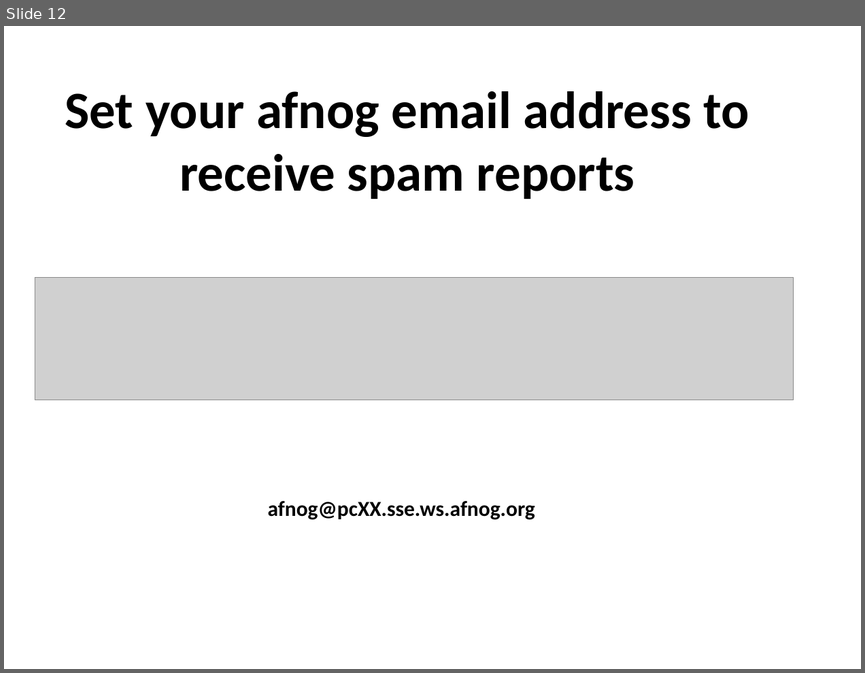
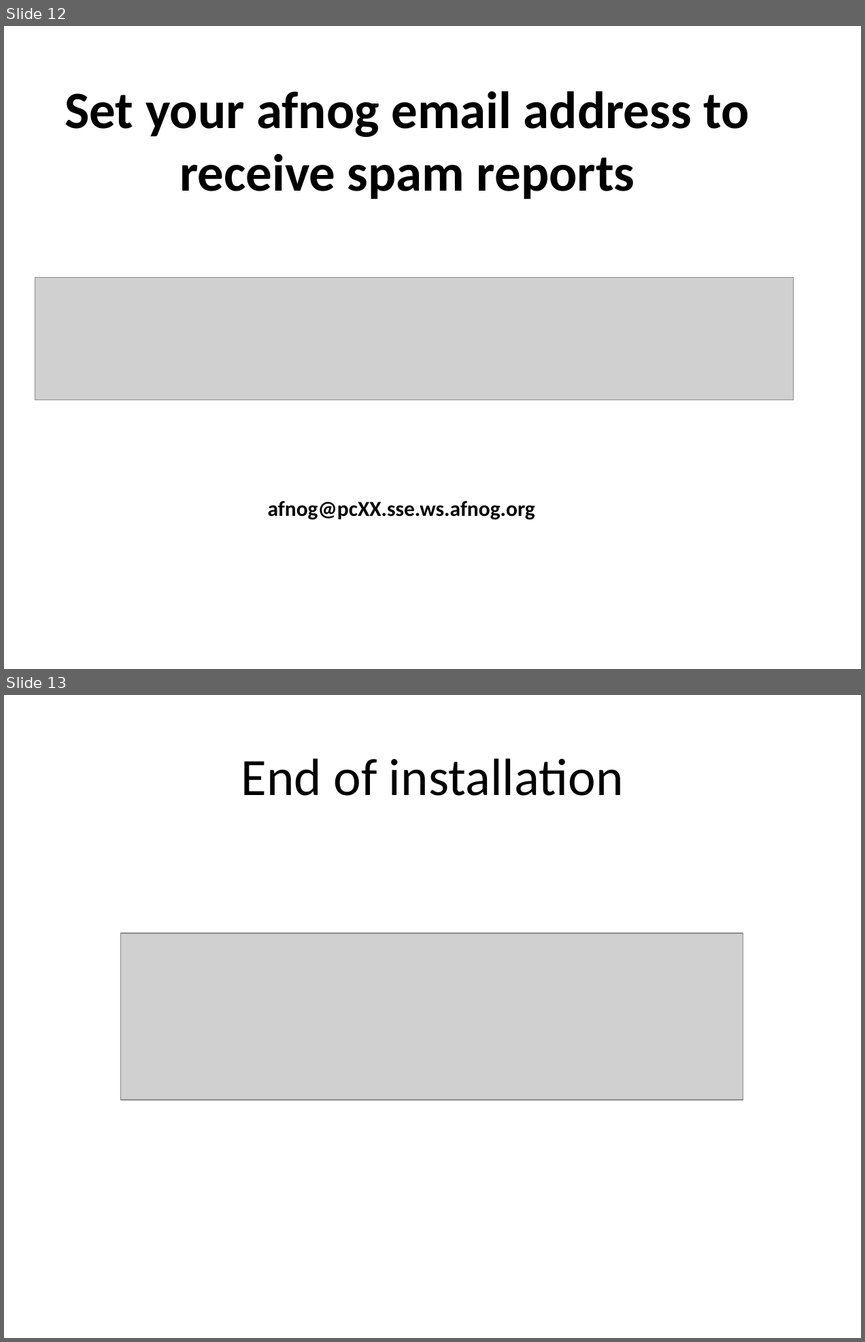
Before and after one commit to afnog/sse, a slide deck: postfix/mailgateway-pt2.pptx. Shown one above the other, each under a label of ours: slide 12 before the commit, slides 12 and 13 after it. The pictures are 865x673 and 865x1342 pixels, drawn with LibreOffice and Linux fonts; fonts in the diff are those of the drawing; grey boxes stand for pictures. Boxes give left, top, right and bottom in pixels: in the first picture for what was removed or moved away, otherwise in the second. Text is boxed around its words. In the diff, an @@ line names an element or a change of style, - is before the commit and + after.

Commit message:
/ ‘postfix/mailgateway-pt2.pptx’

```diff
--- a/postfix/mailgateway-pt2.pptx
+++ b/postfix/mailgateway-pt2.pptx
@@ slide 13 added at bbox=[4, 695, 861, 1338], background #FFFFFF @@
@@ title added at bbox=[241, 758, 623, 796], 44 pt, text #000000 @@
+End of installation
@@ picture added at bbox=[120, 933, 742, 1100] @@
```
